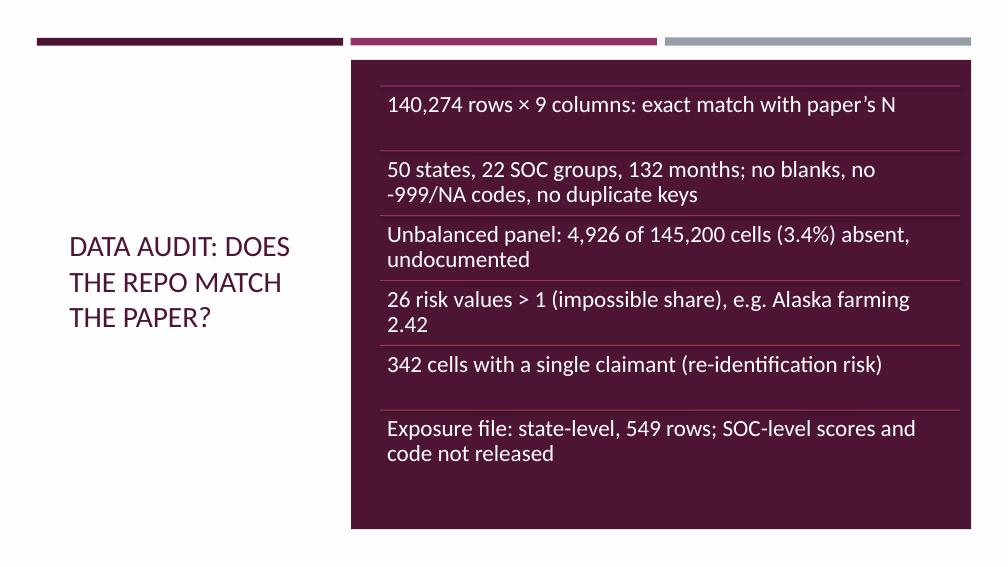
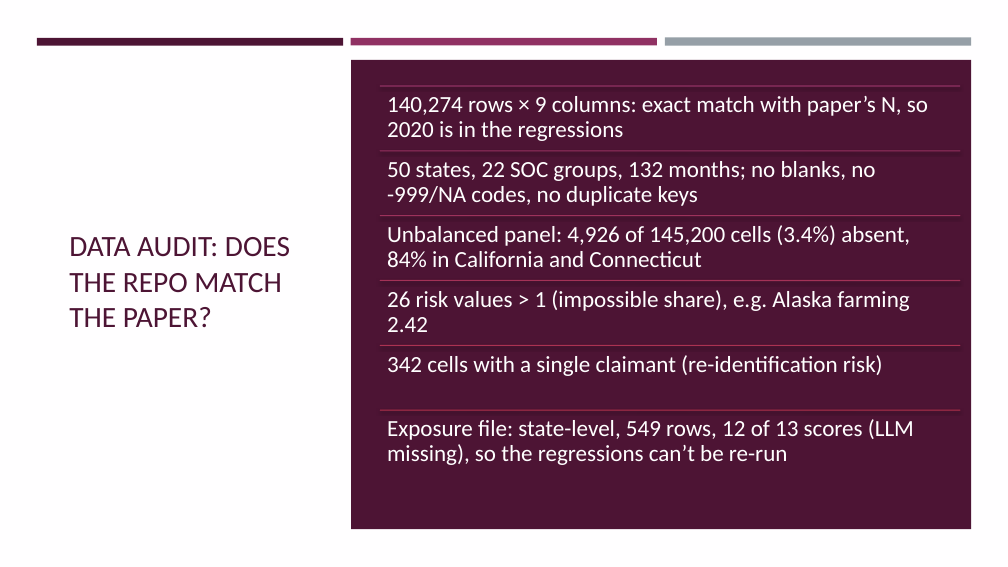
Before and after one commit to Ashonet/CSCU9DA_Assignment, a slide deck: slide 4 of CSCU9DA_Presentation.pptx. Drawn at 1008x567 pixels with LibreOffice and Linux fonts; fonts in the diff are those of the drawing. Boxes give left, top, right and bottom in pixels: in the first picture for what was removed or moved away, otherwise in the second. Text is boxed around its words. In the diff, an @@ line names an element or a change of style, - is before the commit and + after.

```diff
--- a/CSCU9DA_Presentation.pptx
+++ b/CSCU9DA_Presentation.pptx
@@ text at (x1=387, y1=96, x2=928, y2=141): text changed @@
-140,274 rows × 9 columns: exact match with paper’s N
+140,274 rows × 9 columns: exact match with paper’s N, so 2020 is in the regressions
@@ text at (x1=387, y1=225, x2=910, y2=267): text changed @@
-Unbalanced panel: 4,926 of 145,200 cells (3.4%) absent, undocumented
+Unbalanced panel: 4,926 of 145,200 cells (3.4%) absent, 84% in California and Connecticut
@@ text at (x1=387, y1=419, x2=914, y2=465): text changed @@
-Exposure file: state-level, 549 rows; SOC-level scores and code not released
+Exposure file: state-level, 549 rows, 12 of 13 scores (LLM missing), so the regressions can’t be re-run
```
Also in this commit, not shown: 6 other slides changed, 2 slides added.
